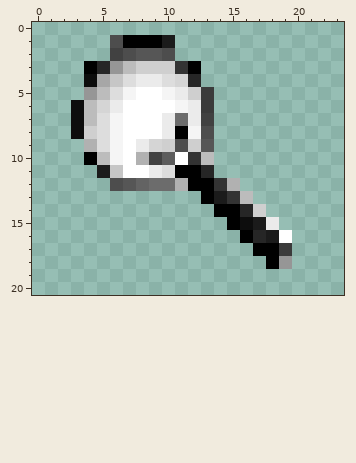
File history of a pixel-art sprite, htdocs/pictures/suchen.gif. Above: the version before the commit.
The file is 24x21 pixels. Colours within 5 levels of each other are drawn and written as one.
The same view after the edit:
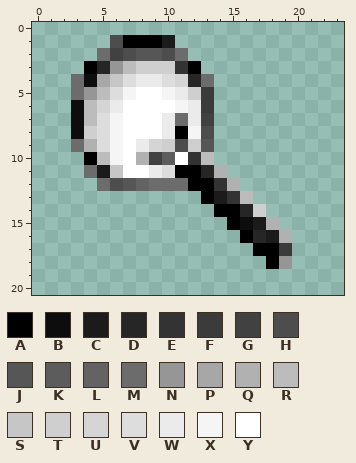
Palette (. is transparent): A #000000  B #0d0d0d  C #1b1b1b  D #262626  E #333333  F #3b3b3b  G #414141  H #4d4d4d  J #565656  K #5c5c5c  L #636363  M #6c6c6c  N #969696  P #a7a7a7  Q #b1b1b1  R #bcbcbc  S #c6c6c6  T #cfcfcf  U #d5d5d5  V #dddddd  W #ebebeb  X #f5f5f5  Y #ffffff
Commit message: weicherer Rand
The edit:
{"y":2,"x":5,"old":".","new":"M"}
{"y":2,"x":11,"old":".","new":"M"}
{"y":4,"x":3,"old":".","new":"M"}
{"y":4,"x":13,"old":".","new":"M"}
{"y":5,"x":3,"old":".","new":"M"}
{"y":9,"x":3,"old":".","new":"M"}
{"y":11,"x":4,"old":".","new":"M"}
{"y":11,"x":14,"old":".","new":"Q"}
{"y":12,"x":5,"old":".","new":"M"}
{"y":12,"x":11,"old":"Q","new":"M"}
{"y":15,"x":18,"old":"W","new":"Q"}
{"y":16,"x":19,"old":"Y","new":"Q"}
{"label":"added","picture_box":[71,48,110,100]}
{"label":"added","picture_box":[175,48,214,87]}
{"label":"added","picture_box":[71,139,110,191]}
{"label":"changed","picture_box":[175,165,227,191]}
{"label":"changed","picture_box":[266,217,292,243]}
